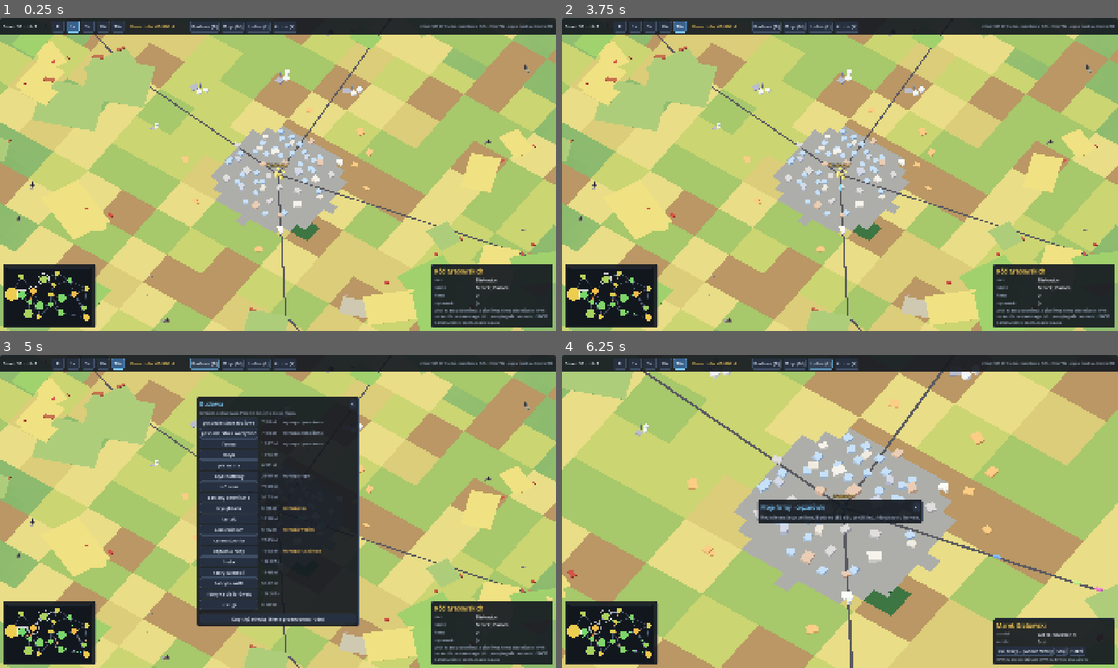
Above: before the commit, frames 1-4 (two rows, left to right).
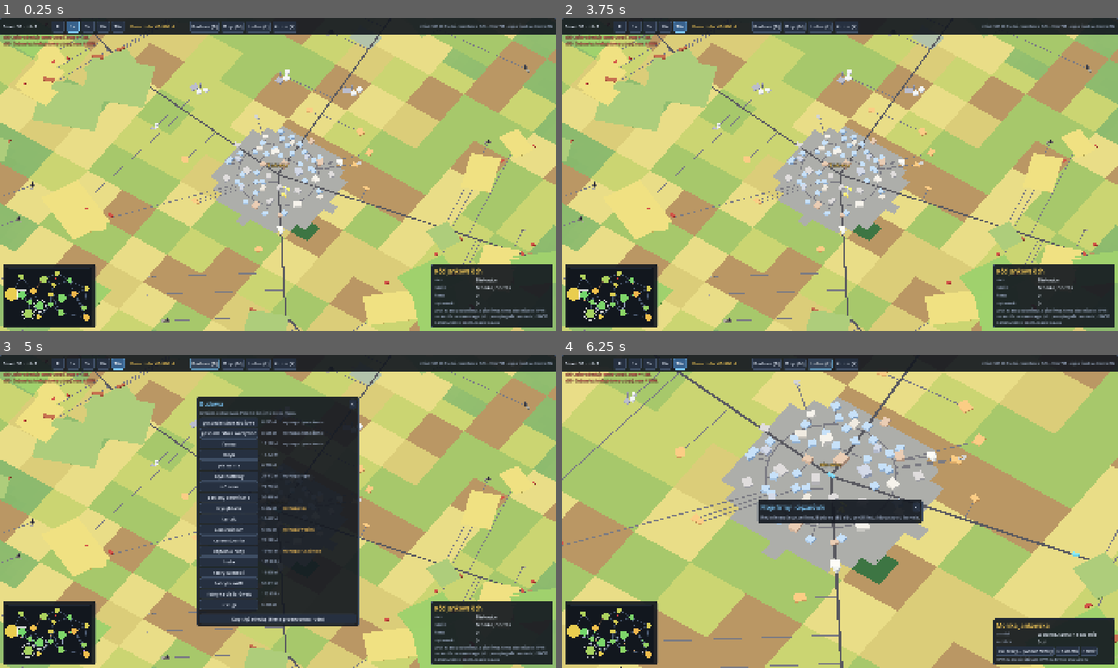
Above: after the commit, the same moments.

Repository: dwdzdc/dynastia
Game: Godot game, scene res://game/rts/rts_main.tscn
Two runs of this game, one before a commit and one after it. Both use one fixed random seed, a clock stepped at 60 frames per second and the inputs below.
Inputs:
- Up to frame 1 (0.25 s): no input
- Up to frame 2 (3.75 s): click "⏸" at 0.5 s; click "1×" at 1.25 s; click "3×" at 2 s; click "10×" at 2.75 s; click "30×" at 3.5 s
- Up to frame 3 (5 s): click "Budowa (B)" at 4.25 s
- Up to frame 4 (6.25 s): click "Moje (M)" at 5 s; click "Ludzie (L)" at 5.75 s

The runs differ from the first frame. In frame 1, 1.8% of the frame differs, in the area x 0-100%, y 2-100%; in frame 2, 1.8%; in frame 3, 1.6%; in frame 4, 48%.

Commit message:
Panstwo jako klocki polityk w danych (EconPolicy, wiele panstw gotowe); ulice, obwodnice i dojazdy w miastach; dom rodu, do ktorego wracaja ludzie
Co-Authored-By: Claude Opus 5.5 <noreply@anthropic.com>

Diff:
--- a/data/economy.json
+++ b/data/economy.json
@@ -184,14 +184,19 @@
 		"max_idle_fleet": 0.25
 	},
 
-	"state": {
-		"dividend_tax": 0.35,
-		"wealth_tax": 0.0005,
-		"wealth_tax_free": 500000,
-		"spend_of_savings": 0.02,
-		"public_share": 0.75,
-		"max_public_workers": 0.15
-	},
+	"states": [
+		{
+			"name": "Rzeczpospolita",
+			"spend_of_savings": 0.02,
+			"policies": [
+				{"type": "dividend_tax", "rate": 0.35},
+				{"type": "wealth_tax", "rate": 0.0005, "free": 500000},
+				{"type": "public_jobs", "share": 0.75, "max_share": 0.15},
+				{"type": "unemployment_benefit", "share": 0.25},
+				{"type": "pensions", "share": "rest"}
+			]
+		}
+	],
 
 	"population": {
 		"update_every": 30,
--- a/game/economy_view.gd
+++ b/game/economy_view.gd
@@ -323,7 +323,7 @@
 		s /= w.cities.size()
 		_row(w.good_name(g), "×%.2f" % s, _price_color(s))
 	_section("PAŃSTWO")
-	_row("skarb", "%.1f mln zł" % (w.state_cash / 1e6))
+	_row("skarb", "%.1f mln zł" % (w.state_cash() / 1e6))
 	_row("budżetówka", _thousands(w.cities.reduce(func(acc: float, c: EconCity) -> float: return acc + c.public_workers, 0.0)) + " osób")
 
 
--- a/game/rts/rts_city_view.gd
+++ b/game/rts/rts_city_view.gd
@@ -12,6 +12,13 @@
 const BURNED := Color(0.12, 0.1, 0.09)
 const PLAYER_ROOF := Color(1.0, 0.82, 0.3)
 const FIELD_COLORS := [Color(0.8, 0.72, 0.35), Color(0.55, 0.68, 0.3), Color(0.6, 0.45, 0.28)]
+const STREET := Color(0.38, 0.38, 0.4)
+const STREET_W := 9.0
+const STREET_Y := 0.45
+const RING_MIN_POP := 12000.0
+const RING_AT := 0.45            # obwodnica w tylu promieniach miasta
+const RING_SEGS := 28
+const DRIVE_MAX_KM := 3.5
 
 # Części budynku: [rodzaj ("box"/"cyl"), przesunięcie (x, z) m, wymiary (x, y, z) m albo (r, h, -), kolor]
 const PARTS := {
@@ -41,6 +48,8 @@
 var _boxes: MultiMeshInstance3D
 var _cyls: MultiMeshInstance3D
 var _sig := ""
+var _streets: MeshInstance3D
+var _home: Node3D
 
 
 func build(world: RtsWorld) -> void:
@@ -54,6 +63,15 @@
 	cyl.radial_segments = 12
 	cyl.rings = 1
 	_cyls = _mmi(cyl)
+	_streets = MeshInstance3D.new()
+	var smat := StandardMaterial3D.new()
+	smat.vertex_color_use_as_albedo = true
+	smat.shading_mode = BaseMaterial3D.SHADING_MODE_UNSHADED
+	smat.cull_mode = BaseMaterial3D.CULL_DISABLED
+	_streets.material_override = smat
+	add_child(_streets)
+	_home = _home_node()
+	add_child(_home)
 	refresh(true)
 
 
@@ -133,6 +151,69 @@
 					boxes.append([_xf(at, Vector3(dims.x * grow, h, dims.z * grow), rot), col])
 	_fill(_boxes.multimesh, boxes)
 	_fill(_cyls.multimesh, cyls)
+	_build_streets()
+	var hp := rts.home_pos() * KM
+	_home.position = Vector3(hp.x, 0, hp.y)
+
+
+# Dom rodu gracza: dom ze złotym dachem.
+func _home_node() -> Node3D:
+	var n := Node3D.new()
+	var walls := Gfx3D.box(Vector3(22, 9, 16), Color(0.92, 0.88, 0.8))
+	walls.position.y = 4.5
+	n.add_child(walls)
+	var roof := Gfx3D.box(Vector3(24, 4, 18), PLAYER_ROOF)
+	roof.position.y = 11.0
+	n.add_child(roof)
+	return n
+
+
+# Ulice: obwodnica w większych miastach i dojazd od każdej firmy do najbliższej drogi.
+func _build_streets() -> void:
+	var st := SurfaceTool.new()
+	st.begin(Mesh.PRIMITIVE_TRIANGLES)
+	st.set_color(STREET)
+	var segs: Array = []  # [a, b] km — drogi, do których można się podpiąć
+	for r: EconRoute in rts.econ.routes:
+		for i in r.points.size() - 1:
+			segs.append([r.points[i], r.points[i + 1]])
+	for c: EconCity in rts.econ.cities:
+		if c.population < RING_MIN_POP:
+			continue
+		var rr := RtsLayout.city_radius(lp, c) * RING_AT
+		var prev := c.pos + Vector2(rr, 0)
+		for k in range(1, RING_SEGS + 1):
+			var ang := TAU * float(k) / RING_SEGS
+			var p := c.pos + Vector2(cos(ang), sin(ang)) * rr
+			_strip(st, prev * KM, p * KM, STREET_W)
+			segs.append([prev, p])
+			prev = p
+	var home := rts.home_pos()
+	var drive: Array = [home]
+	for b: EconBusiness in rts.econ.businesses.values():
+		if b.status != "closed":
+			drive.append(rts.business_pos(b))
+	for p: Vector2 in drive:
+		var best := p
+		var best_d := INF
+		for sg: Array in segs:
+			var q := Geometry2D.get_closest_point_to_segment(p, sg[0], sg[1])
+			var d := p.distance_squared_to(q)
+			if d < best_d:
+				best_d = d
+				best = q
+		if sqrt(best_d) < DRIVE_MAX_KM:
+			_strip(st, p * KM, best * KM, STREET_W * 0.7)
+	_streets.mesh = st.commit()
+
+
+static func _strip(st: SurfaceTool, a: Vector2, b: Vector2, width: float) -> void:
+	if a.distance_to(b) < 0.5:
+		return
+	var side := (b - a).orthogonal().normalized() * width * 0.5
+	var v := [a + side, a - side, b - side, b + side]
+	for idx in [0, 1, 2, 0, 2, 3]:
+		st.add_vertex(Vector3(v[idx].x, STREET_Y, v[idx].y))
 
 
 static func _xf(at: Vector2, size: Vector3, rot: float) -> Transform3D:
--- a/game/rts/rts_hud.gd
+++ b/game/rts/rts_hud.gd
@@ -439,7 +439,7 @@
 	_row("zarobił%s" % ("a" if u.female else ""), "%s zł" % _thousands(u.earned))
 	_actions([
 		_button("Do pracy… (wskaż firmę)", func() -> void: start_pick({"kind": "work", "unit": u.id}, "Kliknij firmę, w której %s ma pracować." % u.first)),
-		_button("Stój", func() -> void:
+		_button("Do domu", func() -> void:
 			rts.order_idle(u.id)
 			on_selection()),
 		_button("Pokaż", func() -> void: main.focus_km(u.pos if u.inside < 0 else rts.business_pos(rts.econ.business(u.inside)), minf(main.cam_size, 1500.0))),
--- a/sim/econ/econ_city.gd
+++ b/sim/econ/econ_city.gd
@@ -18,6 +18,7 @@
 # Stan liczony co dobę (do decyzji, kroniki i podglądu).
 var labor_force: float = 0.0
 var employed: float = 0.0
+var state_id: int = 0             # do którego państwa należy
 var public_workers: float = 0.0   # budżetówka opłacana przez państwo (EconState)
 var income_today: float = 0.0
 var income_ema: float = 0.0
--- a/sim/econ/econ_invest.gd
+++ b/sim/econ/econ_invest.gd
@@ -53,8 +53,7 @@
 	var owner := w.actor(b.owner_id)
 	b.cash -= amount
 	if owner != null and owner.alive:
-		var tax := amount * float(w.data["state"]["dividend_tax"])
-		EconState.collect(w, tax)
+		var tax := w.state_of_city(owner.city_id).tax_dividend(w, amount)
 		owner.cash += amount - tax
 		owner.income_today += amount - tax
 	else:
--- /dev/null
+++ b/sim/econ/econ_policy.gd
@@ -0,0 +1,33 @@
+# EconPolicy — jedna polityka państwa (klocek). Nowa polityka = nowy skrypt w
+# sim/econ/policies/ dziedziczący po tej klasie + wpis w EconState.POLICIES +
+# wpis w data/economy.json ("states" → "policies"). Zaczepy:
+#   collect(w, st)            — codzienne podatki (pieniądze do st.cash przez st.collect)
+#   tax_dividend(w, st, kwota) — ile podatku od wypłaty dywidendy
+#   spend(w, st, budżet)      — wydatki (pieniądze z kasy państwa do ludzi); zwraca wydane
+# Parametr "share" mówi, jaką część dziennego budżetu dostaje polityka ("rest" = reszta).
+class_name EconPolicy
+extends RefCounted
+
+
+var params: Dictionary
+
+
+func setup(p: Dictionary) -> EconPolicy:
+	params = p
+	return self
+
+
+func collect(_w: EconWorld, _st: EconState) -> void:
+	pass
+
+
+func tax_dividend(_w: EconWorld, _st: EconState, _amount: float) -> float:
+	return 0.0
+
+
+func spend(_w: EconWorld, _st: EconState, _budget: float) -> float:
+	return 0.0
+
+
+func share() -> Variant:
+	return params.get("share", 0.0)
--- a/sim/econ/econ_state.gd
+++ b/sim/econ/econ_state.gd
@@ -1,61 +1,99 @@
-# EconState — skarb państwa: zamyka obieg pieniędzy we współczesnym świecie.
-# Pobiera podatek od dywidend (EconInvest._to_owner) i od majątku aktorów, a wydaje
-# na pensje budżetówki (nauczyciele, lekarze, policja — to też miejsca pracy) i
-# zasiłki dla bezrobotnych, a resztę na emerytury. Nic nie bierze się z powietrza: państwo wydaje tylko
-# to, co zebrało (kasa w EconWorld.state_cash).
+# EconState — państwo: kasa, miasta i lista polityk (EconPolicy) z danych
+# (data/economy.json → "states"). Zamyka obieg pieniędzy: zbiera podatki i wydaje
+# je na ludzi. Nic nie bierze się z powietrza: wydaje tylko to, co zebrało.
+# Świat może mieć wiele państw; miasto należy do jednego (EconCity.state_id).
 class_name EconState
 extends RefCounted
 
 
-static func step(w: EconWorld) -> void:
-	var sp: Dictionary = w.data["state"]
-	# Podatek od majątku (gotówki) aktorów.
-	var wealth_tax := float(sp["wealth_tax"])
-	var free := float(sp["wealth_tax_free"])
-	for a: EconActor in w.actors.values():
-		if a.alive and a.cash > free:
-			var t := (a.cash - free) * wealth_tax
-			a.cash -= t
-			collect(w, t)
-	w.state_income_ema = lerpf(w.state_income_ema, w.state_income_today, 0.05)
-	w.state_income_today = 0.0
-	var budget := minf(w.state_cash, w.state_income_ema + w.state_cash * float(sp["spend_of_savings"]))
+# Rejestr klocków polityk: nowa polityka = nowy skrypt + jedna linia tutaj.
+const POLICIES := {
+	"dividend_tax": preload("res://sim/econ/policies/dividend_tax.gd"),
+	"wealth_tax": preload("res://sim/econ/policies/wealth_tax.gd"),
+	"public_jobs": preload("res://sim/econ/policies/public_jobs.gd"),
+	"unemployment_benefit": preload("res://sim/econ/policies/unemployment_benefit.gd"),
+	"pensions": preload("res://sim/econ/policies/pensions.gd"),
+}
+
+var id: int
+var name: String
+var cash: float = 0.0
+var income_today: float = 0.0
+var income_ema: float = 0.0
+var spend_of_savings: float = 0.02
+var policies: Array[EconPolicy] = []
+
+
+static func from_data(id_: int, spec: Dictionary) -> EconState:
+	var st := EconState.new()
+	st.id = id_
+	st.name = str(spec.get("name", "Państwo"))
+	st.spend_of_savings = float(spec.get("spend_of_savings", 0.02))
+	for p: Dictionary in spec["policies"]:
+		var script: GDScript = POLICIES.get(str(p["type"]))
+		if script == null:
+			push_error("EconState: nieznana polityka %s" % p["type"])
+			continue
+		st.policies.append((script.new() as EconPolicy).setup(p))
+	return st
+
+
+func has_city(city_id: int) -> bool:
+	return city_id >= 0 and city_id < _cities_cache.size() and _cities_cache[city_id]
+
+
+var _cities_cache: Array[bool] = []
+
+
+func cities_of(w: EconWorld) -> Array:
+	return w.cities.filter(func(c: EconCity) -> bool: return c.state_id == id)
+
+
+func population(w: EconWorld) -> float:
+	var s := 0.0
+	for c: EconCity in cities_of(w):
+		s += c.population
+	return s
+
+
+func collect(amount: float) -> void:
+	cash += amount
+	income_today += amount
+
+
+func tax_dividend(w: EconWorld, amount: float) -> float:
+	var tax := 0.0
+	for p: EconPolicy in policies:
+		tax += p.tax_dividend(w, self, amount)
+	tax = minf(tax, amount)
+	collect(tax)
+	return tax
+
+
+# Doba państwa: podatki, potem wydatki wg udziałów polityk ("rest" dostaje resztę).
+func step(w: EconWorld) -> void:
+	_cities_cache.clear()
+	for c: EconCity in w.cities:
+		_cities_cache.append(c.state_id == id)
+	for p: EconPolicy in policies:
+		p.collect(w, self)
+	income_ema = lerpf(income_ema, income_today, 0.05)
+	income_today = 0.0
+	var budget := minf(cash, income_ema + cash * spend_of_savings)
 	if budget <= 0.0:
-		for c: EconCity in w.cities:
+		for c: EconCity in cities_of(w):
+			c.employed -= c.public_workers
 			c.public_workers = 0.0
 		return
-	var pop := w.total_population()
-	var unemployed := 0.0
-	for c: EconCity in w.cities:
-		unemployed += c.free_workers()
-	var public := budget * float(sp["public_share"])
-	var benefits := budget - public
 	var spent := 0.0
-	var unused := 0.0  # niewydane na pensje (brak ludzi / limit) idzie na emerytury
-	for c: EconCity in w.cities:
-		# Budżetówka: pensje wg ludności, najwyżej ustalona część siły roboczej.
-		var pay := public * c.population / maxf(pop, 1.0)
-		var max_workers := c.labor_force * float(sp["max_public_workers"])
-		var workers := minf(pay / maxf(c.wage, 0.01), max_workers)
-		# Nie zatrudnimy więcej, niż jest wolnych ludzi (plus dotychczasowi).
-		workers = minf(workers, c.free_workers() + c.public_workers)
-		unused += pay - workers * c.wage
-		pay = workers * c.wage
-		c.employed += workers - c.public_workers
-		c.public_workers = workers
-		var ben := 0.0
-		if unemployed > 0.0:
-			ben = benefits * c.free_workers() / unemployed
-		EconLabor.pay_wages(c, pay + ben)
-		spent += pay + ben
-	# Emerytury i inne świadczenia: reszta budżetu wg ludności.
-	for c: EconCity in w.cities:
-		var pension := unused * c.population / maxf(pop, 1.0)
-		EconLabor.pay_wages(c, pension)
-		spent += pension
-	w.state_cash -= spent
-
-
-static func collect(w: EconWorld, amount: float) -> void:
-	w.state_cash += amount
-	w.state_income_today += amount
+	var rest: Array[EconPolicy] = []
+	for p: EconPolicy in policies:
+		var sh: Variant = p.share()
+		if typeof(sh) == TYPE_STRING and str(sh) == "rest":
+			rest.append(p)
+		elif float(sh) > 0.0:
+			spent += p.spend(w, self, budget * float(sh))
+	var left := maxf(0.0, budget - spent)
+	for p: EconPolicy in rest:
+		spent += p.spend(w, self, left / rest.size())
+	cash -= spent
--- a/sim/econ/econ_world.gd
+++ b/sim/econ/econ_world.gd
@@ -29,9 +29,7 @@
 var stats: Dictionary = {}                 # liczniki do sondy i kroniki
 var truck_profit_ema: float = 0.0          # średni zysk z kursu (decyzje o kupnie ciężarówek)
 var last_money: float = 0.0
-var state_cash: float = 0.0                # skarb państwa (EconState)
-var state_income_today: float = 0.0
-var state_income_ema: float = 0.0
+var states: Array[EconState] = []          # państwa (polityki z data/economy.json → "states")
 var supply_cache: Dictionary = {}          # EconInvest: moc produkcyjna (liczona raz na dobę)
 var supply_cache_day: int = -1
 var fleet_use_cache: float = 1.0
@@ -57,6 +55,10 @@
 		"trips": 0, "deaths": 0, "entrepreneurs": 0, "retired": 0, "trucks_bought": 0, "trucks_scrapped": 0,
 		"closures": 0, "discoveries": 0, "migrants": 0.0}
 	EconMap.generate(self)
+	var sid := 0
+	for spec: Dictionary in data["states"]:
+		states.append(EconState.from_data(sid, spec))
+		sid += 1
 	for c: EconCity in cities:
 		for g: String in goods.keys():
 			c.markets[g] = EconMarket.new(g, float(goods[g]["base"]), float(goods[g].get("spoil", 0.0)))
@@ -85,7 +87,9 @@
 		s += a.cash
 	for b: EconBusiness in businesses.values():
 		s += b.cash
-	return s + state_cash
+	for st: EconState in states:
+		s += st.cash
+	return s
 
 
 # Zapłata sprzedawcy za towar z rynku (callback dla EconMarket.buy).
@@ -101,6 +105,18 @@
 
 # --- zapytania ---------------------------------------------------------------
 
+func state_of_city(city_id: int) -> EconState:
+	return states[cities[city_id].state_id]
+
+
+# Skarb wszystkich państw (do sondy i podglądu).
+func state_cash() -> float:
+	var s := 0.0
+	for st: EconState in states:
+		s += st.cash
+	return s
+
+
 func city_of(b: EconBusiness) -> EconCity:
 	return cities[b.city_id]
 
@@ -154,7 +170,9 @@
 	return [
 		["events", func() -> void: EconEvents.step(self)],
 		["labor", func() -> void: EconLabor.step(self)],
-		["state", func() -> void: EconState.step(self)],
+		["state", func() -> void:
+			for st: EconState in states:
+				st.step(self)],
 		["production", func() -> void: EconProduction.step(self)],
 		["logistics", func() -> void: EconLogistics.step(self)],
 		["consumption", func() -> void: EconConsumption.step(self)],
--- /dev/null
+++ b/sim/econ/policies/dividend_tax.gd
@@ -0,0 +1,6 @@
+# Podatek od dywidend: część każdej wypłaty z firmy do właściciela idzie do państwa.
+extends EconPolicy
+
+
+func tax_dividend(_w: EconWorld, _st: EconState, amount: float) -> float:
+	return amount * float(params["rate"])
--- /dev/null
+++ b/sim/econ/policies/pensions.gd
@@ -0,0 +1,12 @@
+# Emerytury i inne świadczenia: budżet dzielony wg ludności miast.
+extends EconPolicy
+
+
+func spend(w: EconWorld, st: EconState, budget: float) -> float:
+	var pop := st.population(w)
+	var spent := 0.0
+	for c: EconCity in st.cities_of(w):
+		var p := budget * c.population / maxf(pop, 1.0)
+		EconLabor.pay_wages(c, p)
+		spent += p
+	return spent
--- /dev/null
+++ b/sim/econ/policies/public_jobs.gd
@@ -0,0 +1,19 @@
+# Budżetówka (nauczyciele, lekarze, policja): pensje wg ludności miast, najwyżej
+# ustalona część siły roboczej i tylko z wolnych ludzi. To też miejsca pracy.
+extends EconPolicy
+
+
+func spend(w: EconWorld, st: EconState, budget: float) -> float:
+	var pop := st.population(w)
+	var spent := 0.0
+	for c: EconCity in st.cities_of(w):
+		var pay := budget * c.population / maxf(pop, 1.0)
+		var max_workers := c.labor_force * float(params["max_share"])
+		var workers := minf(pay / maxf(c.wage, 0.01), max_workers)
+		workers = minf(workers, c.free_workers() + c.public_workers)
+		pay = workers * c.wage
+		c.employed += workers - c.public_workers
+		c.public_workers = workers
+		EconLabor.pay_wages(c, pay)
+		spent += pay
+	return spent
--- /dev/null
+++ b/sim/econ/policies/unemployment_benefit.gd
@@ -0,0 +1,16 @@
+# Zasiłki dla bezrobotnych: budżet dzielony wg liczby bezrobotnych w miastach.
+extends EconPolicy
+
+
+func spend(w: EconWorld, st: EconState, budget: float) -> float:
+	var unemployed := 0.0
+	for c: EconCity in st.cities_of(w):
+		unemployed += c.free_workers()
+	if unemployed <= 0.0:
+		return 0.0
+	var spent := 0.0
+	for c: EconCity in st.cities_of(w):
+		var ben := budget * c.free_workers() / unemployed
+		EconLabor.pay_wages(c, ben)
+		spent += ben
+	return spent
--- /dev/null
+++ b/sim/econ/policies/wealth_tax.gd
@@ -0,0 +1,12 @@
+# Podatek majątkowy: codziennie część gotówki aktorów ponad próg wolny od podatku.
+extends EconPolicy
+
+
+func collect(w: EconWorld, st: EconState) -> void:
+	var rate := float(params["rate"])
+	var free := float(params["free"])
+	for a: EconActor in w.actors.values():
+		if a.alive and a.cash > free and st.has_city(a.city_id):
+			var t := (a.cash - free) * rate
+			a.cash -= t
+			st.collect(t)
--- a/sim/rts/rts_world.gd
+++ b/sim/rts/rts_world.gd
@@ -46,12 +46,21 @@
 			u.first = str(econ.rng.choice(econ.data["names"]["first"]))
 			u.female = EconNames.is_female_first(u.first)
 		u.last = EconNames.surname_for(family_last, u.female)
-		u.pos = home.pos + Vector2(0.05 * i, 0.03)
+		u.pos = home_pos() + Vector2(0.02 * i, 0.015)
+		u.reason = "w domu, czeka na zadanie"
 		units[u.id] = u
 
 
 func home_city() -> EconCity:
 	return econ.cities[player.city_id]
+
+
+# Dom rodu: stałe miejsce w mieście startowym (deterministycznie z seeda).
+func home_pos() -> Vector2:
+	var c := home_city()
+	var r := RtsLayout.city_radius(data["layout"], c) * 0.3
+	var ang := float(SimRng.hash3(econ.world_seed, player.id, "home") % 1000) / 1000.0 * TAU
+	return c.pos + Vector2(cos(ang), sin(ang)) * r
 
 
 func player_businesses() -> Array:
@@ -150,9 +159,10 @@
 	if u == null:
 		return
 	_leave(u)
-	u.order = {"kind": "idle"}
-	u.walking = false
-	u.reason = "czeka na zadanie"
+	u.order = {"kind": "home"}
+	u.target = home_pos()
+	u.walking = true
+	u.reason = "wraca do domu"
 
 
 func _leave(u: RtsUnit) -> void:
@@ -193,6 +203,9 @@
 		"move":
 			u.order = {"kind": "idle"}
 			u.reason = "stoi tam, gdzie kazano"
+		"home":
+			u.order = {"kind": "idle"}
+			u.reason = "w domu, czeka na zadanie"
 
 
 # --- firmy gracza -------------------------------------------------------------
--- a/tests/run_econ_tests.gd
+++ b/tests/run_econ_tests.gd
@@ -45,6 +45,7 @@
 	_test_fire_and_cause()
 	_test_road_closure_reroutes()
 	_test_gazette()
+	_test_two_states()
 
 
 # E1: sieć miast jest spójna, każdy zasób jest w kilku miastach.
@@ -231,3 +232,27 @@
 	check("Kurier ma 4 kolumny", (issue["columns"] as Array).size() == 4)
 	check("Kurier: ranking rodów", ((issue["columns"] as Array)[3]["lines"] as Array).size() > 0)
 	check("Kurier nie zmienia świata", absf(w.money_total() - money) < 1e-6)
+
+
+# Państwa: polityki z danych, dwa państwa w jednym świecie, pieniądze się zgadzają.
+func _test_two_states() -> void:
+	var d2: Dictionary = data.duplicate(true)
+	var second: Dictionary = (d2["states"][0] as Dictionary).duplicate(true)
+	second["name"] = "Księstwo"
+	second["policies"] = [{"type": "dividend_tax", "rate": 0.05}, {"type": "pensions", "share": "rest"}]
+	(d2["states"] as Array).append(second)
+	var w := EconWorld.new(12, d2, false)
+	for i in w.cities.size():
+		if i % 2 == 1:
+			w.cities[i].state_id = 1
+	check("Państwa: dwa z danych", w.states.size() == 2 and w.states[1].policies.size() == 2)
+	var money := w.money_total()
+	for i in 60:
+		w.step_day()
+	check("Państwa: pieniądze stałe", absf(w.money_total() - money) < money * 1e-7)
+	var public_in_second := 0.0
+	for c: EconCity in w.cities:
+		if c.state_id == 1:
+			public_in_second += c.public_workers
+	check("Państwa: bez budżetówki w państwie bez tej polityki", public_in_second == 0.0)
+	check("Państwa: oba zbierają podatki", w.states[0].income_ema > 0.0 and w.states[1].income_ema > 0.0)
--- a/tools/probe_economy.gd
+++ b/tools/probe_economy.gd
@@ -98,7 +98,7 @@
 	for a: EconActor in w.actors.values():
 		ac += a.cash
 	var money := w.money_total()
-	var st := w.state_cash
+	var st := w.state_cash()
 	print("      pieniądze: ludność %.0f%%  aktorzy %.0f%%  firmy %.0f%%  państwo %.0f%%" % [hh / money * 100.0, ac / money * 100.0, (money - hh - ac - st) / money * 100.0, st / money * 100.0])
 	print("d%4d  ludność %7.0f  bezrob %4.1f%%  potrzeby %4.1f%%  firmy %4d (+%d bud.)  aktorzy %3d  ciężarówki %3d (w drodze %3d)  kurs %.0f  chleb %.2f paliwo %.2f stal %.2f" % [
 		w.day, pop, unemp / pop * 100.0, sat / pop * 100.0, active, building, w.living_actors().size(),
Not shown, added: sim/econ/econ_policy.gd.uid
Not shown, added: sim/econ/policies/dividend_tax.gd.uid
Not shown, added: sim/econ/policies/pensions.gd.uid
Not shown, added: sim/econ/policies/public_jobs.gd.uid
Not shown, added: sim/econ/policies/unemployment_benefit.gd.uid
Not shown, added: sim/econ/policies/wealth_tax.gd.uid
Not shown, changed: docs/design/world-economy.md
